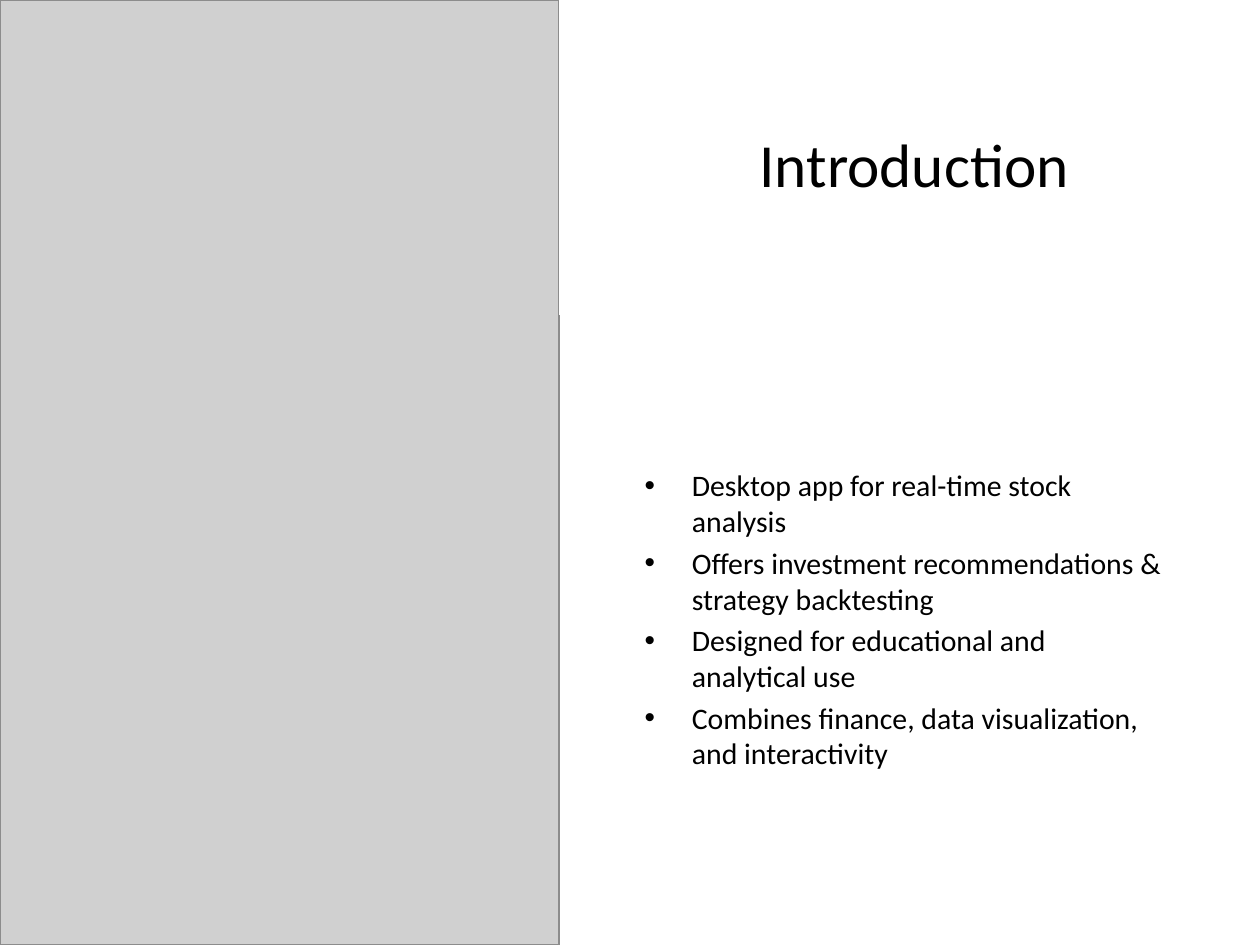
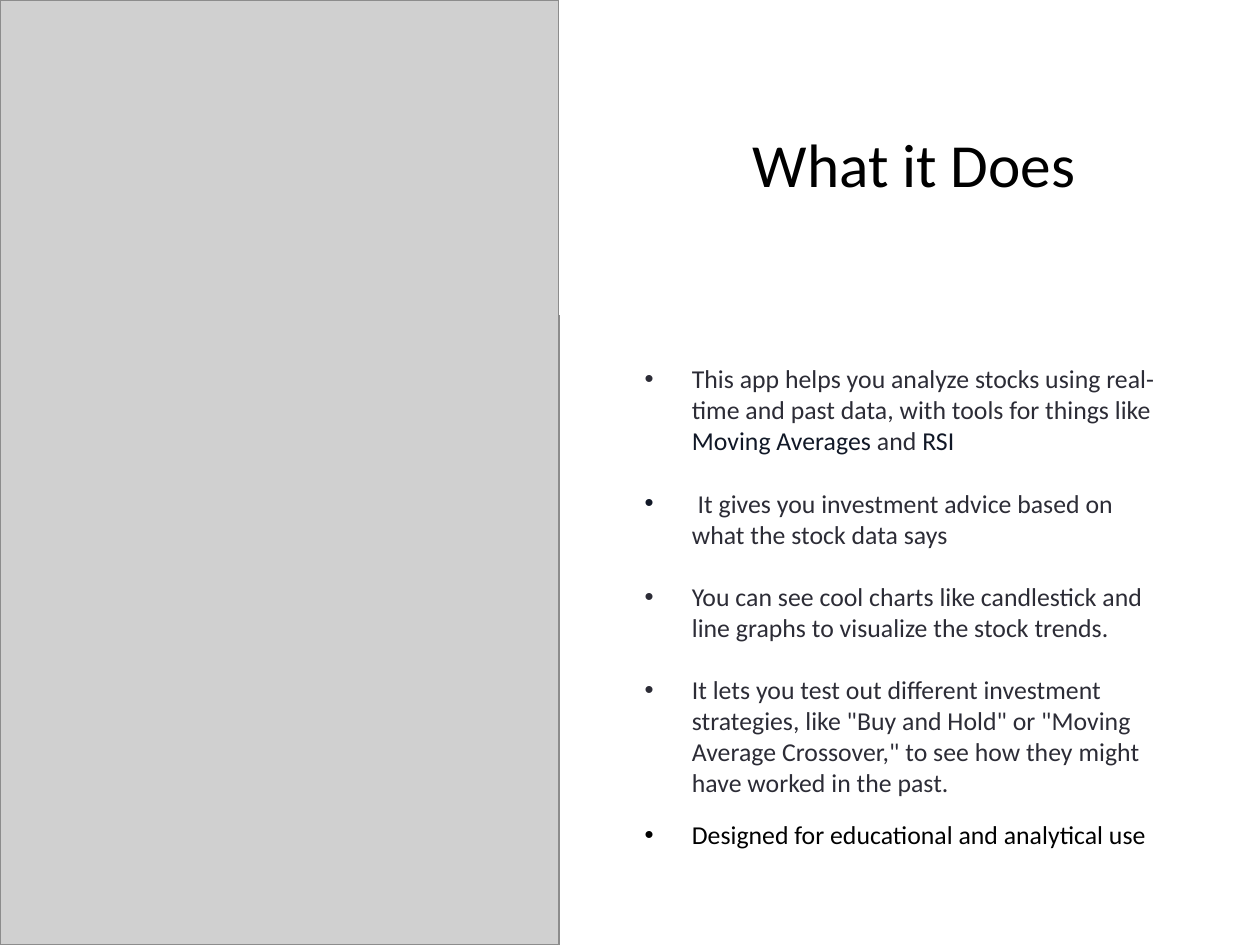
Before and after one commit to aalmaweri12/FinalCIS298, a slide deck: slide 2 of Stock_Analysis_Tool_Presentation.pptx. Drawn at 1260x945 pixels with LibreOffice and Linux fonts; fonts in the diff are those of the drawing; grey boxes stand for pictures. Boxes give left, top, right and bottom in pixels: in the first picture for what was removed or moved away, otherwise in the second. Text is boxed around its words. In the diff, an @@ line names an element or a change of style, - is before the commit and + after.

```diff
--- a/Stock_Analysis_Tool_Presentation.pptx
+++ b/Stock_Analysis_Tool_Presentation.pptx
@@ title at <box>753,144,1075,188</box>: text changed @@
-Introduction
+What it Does
@@ text at <box>692,370,1154,796</box>: text changed; size 17 to 14.7 pt; text colour #000000 to #2C2C36 @@
-• Desktop app for real-time stock analysis
-• Offers investment recommendations & strategy backtesting
+• This app helps you analyze stocks using real-time and past data, with tools for things like Moving Averages and RSI
+• It gives you investment advice based on what the stock data says
+• You can see cool charts like candlestick and line graphs to visualize the stock trends.
+• It lets you test out different investment strategies, like "Buy and Hold" or "Moving Average Crossover," to see how they might have worked in the past.
@@ text at <box>692,708,1138,769</box>: paragraph removed @@
-• Combines finance, data visualization, and interactivity
@@ text at <box>692,826,1145,849</box>: size 17 to 14.7 pt in "Designed for educational and analytical use" @@
```
Also in this commit, not shown: 1 other slide changed, 1 slide added, 6 slides removed.
